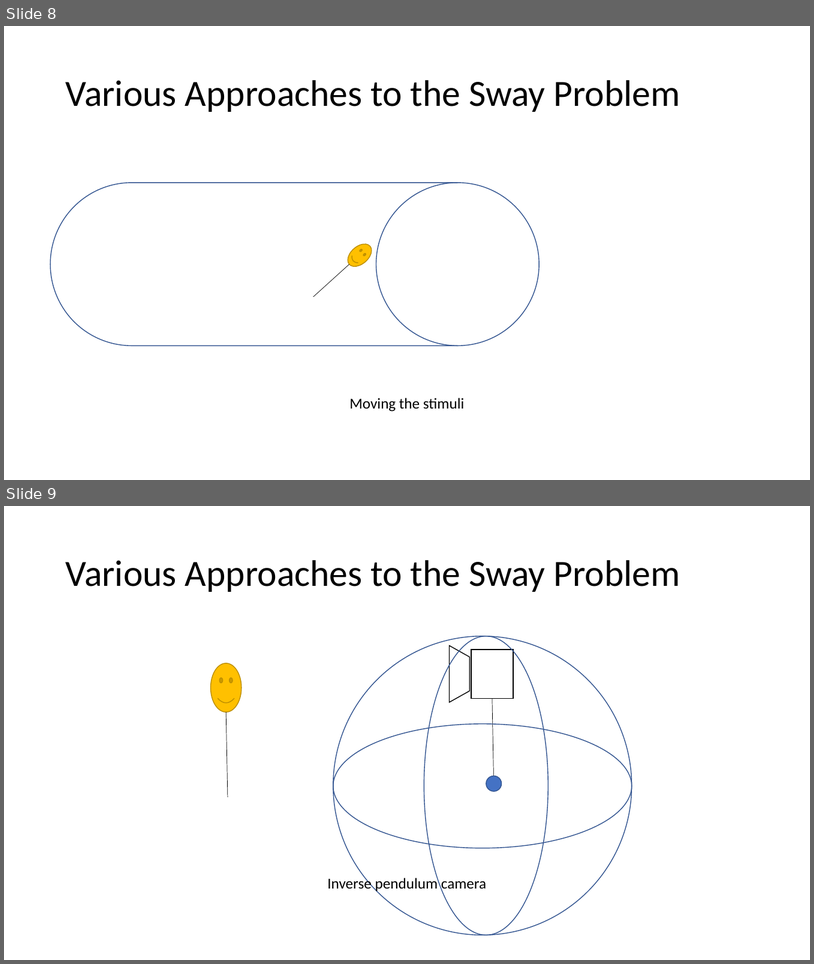
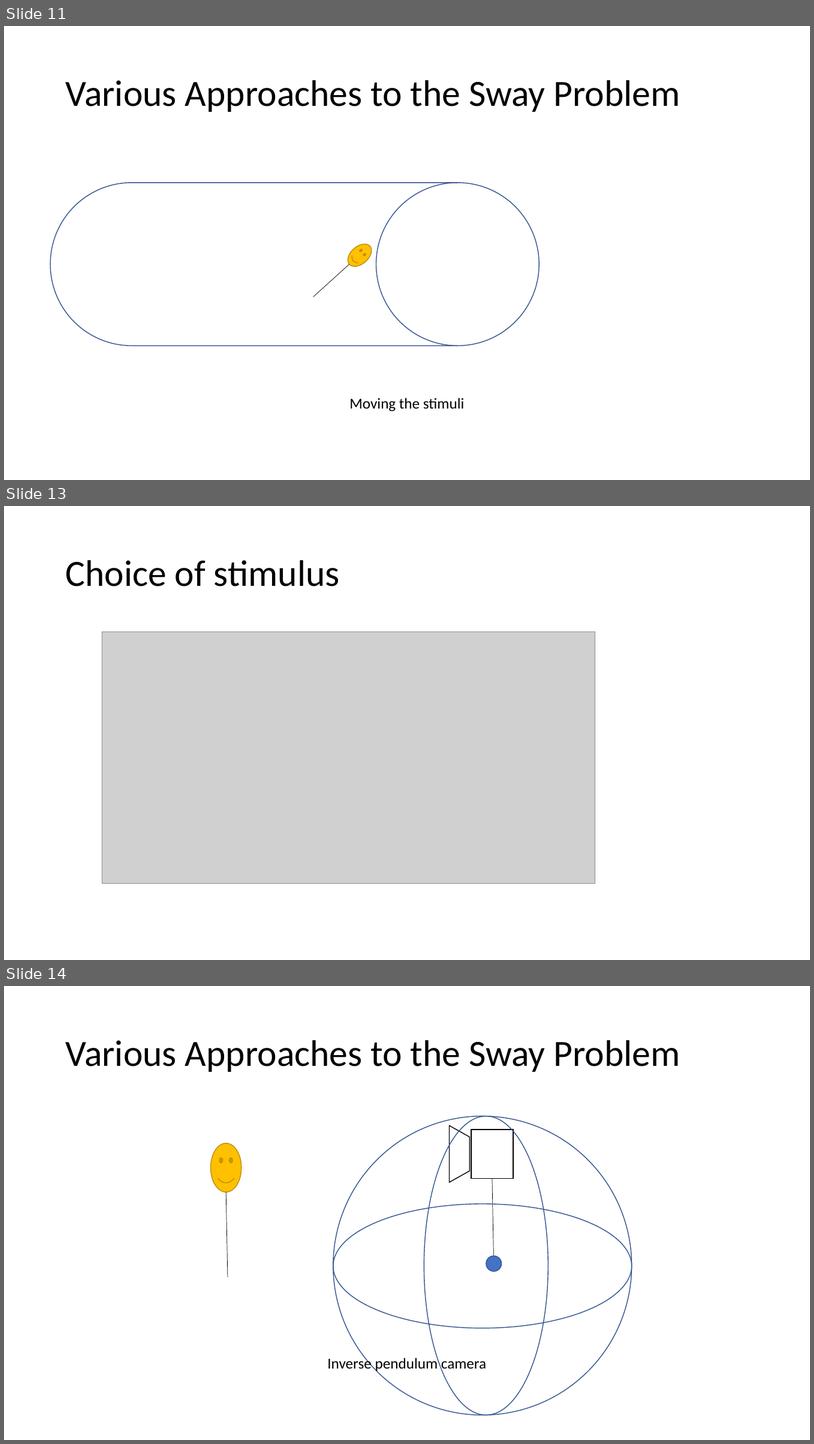
Before and after one commit to colonbrack3t/Final-Year-Project-2022, a slide deck: Final Year Project.pptx. Shown one above the other, each under a label of ours: slides 8 and 9 before the commit, slides 11, 13 and 14 after it; the slides between them are not shown. The pictures are 814x964 and 814x1444 pixels, drawn with LibreOffice and Linux fonts; fonts in the diff are those of the drawing; grey boxes stand for pictures. Boxes give left, top, right and bottom in pixels: in the first picture for what was removed or moved away, otherwise in the second. Text is boxed around its words. In the diff, an @@ line names an element or a change of style, - is before the commit and + after.

```diff
--- a/Final Year Project.pptx
+++ b/Final Year Project.pptx
@@ slide 13 added at [4,506,810,960], background #FFFFFF @@
@@ title added at [65,560,340,586], 44 pt, text #000000 @@
+Choice of stimulus
@@ picture added at [102,632,596,883] @@
@@ what was slide 8 is now slide 11 @@
@@ what was slide 9 is now slide 14 @@
```
Also in this commit, not shown: 8 slides changed, 6 other slides added, 1 slide removed.
